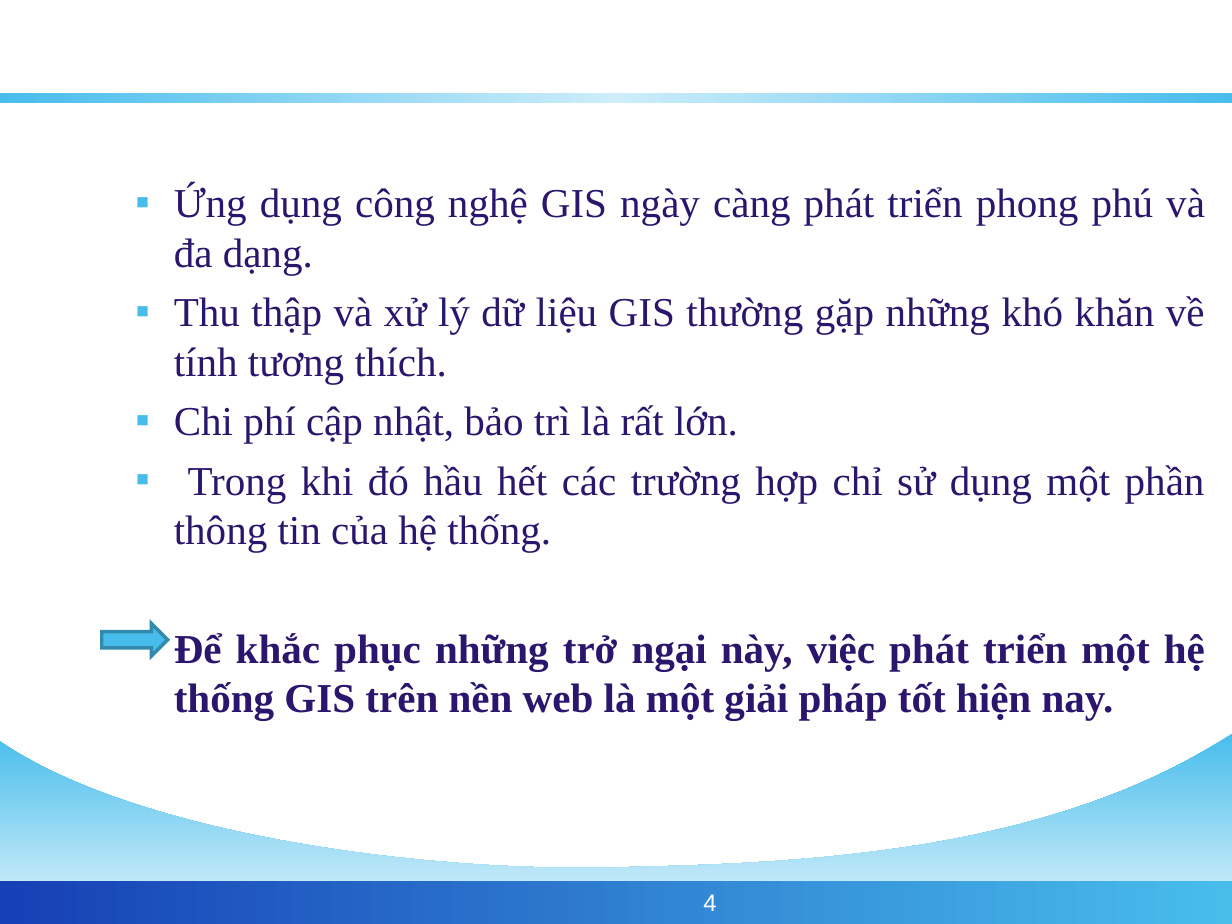
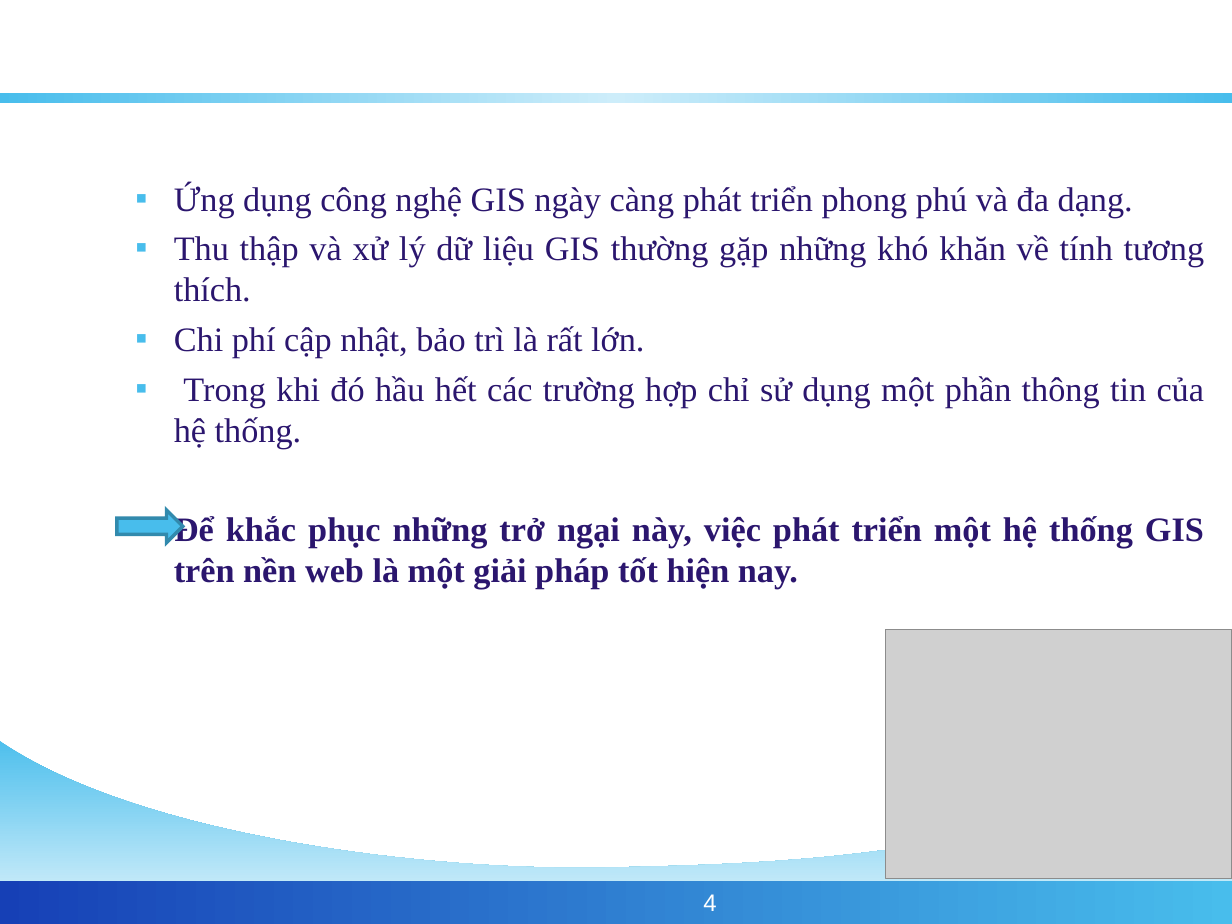
Before and after one commit to phamngsinh/cantho-webgis, a slide deck: slide 4 of Document/Bao Cao/BaoCaoLuanVan.ppt. Drawn at 1232x924 pixels with LibreOffice and Linux fonts; fonts in the diff are those of the drawing; grey boxes stand for pictures; background and template pictures are left out. Boxes give left, top, right and bottom in pixels: in the first picture for what was removed or moved away, otherwise in the second. Text is boxed around its words. In the diff, an @@ line names an element or a change of style, - is before the commit and + after.

```diff
--- a/Document/Bao Cao/BaoCaoLuanVan.ppt
+++ b/Document/Bao Cao/BaoCaoLuanVan.ppt
@@ text "Ứng dụng công nghệ GIS ..." at (174,184,1204,589): size 24 to 20 pt; less space between paragraphs @@
@@ right arrow: place and size @@
-right arrow at (102,623,168,655)
+right arrow at (117,510,182,542)
@@ right arrow at (117,510,182,542): proportions changed @@
@@ picture added at (886,630,1232,878) @@
```
Also in this commit, not shown: 3 other slides changed.
